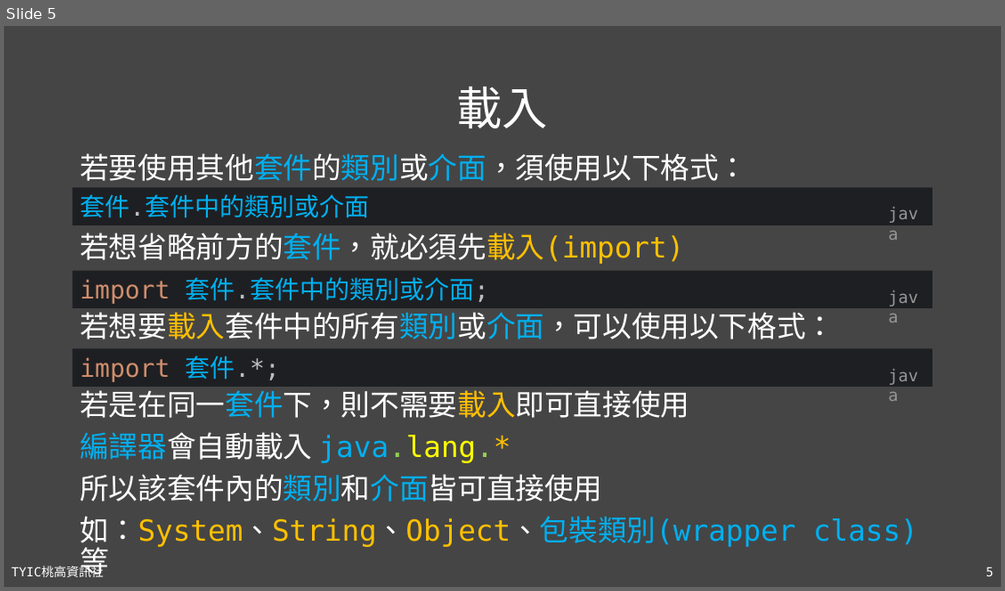
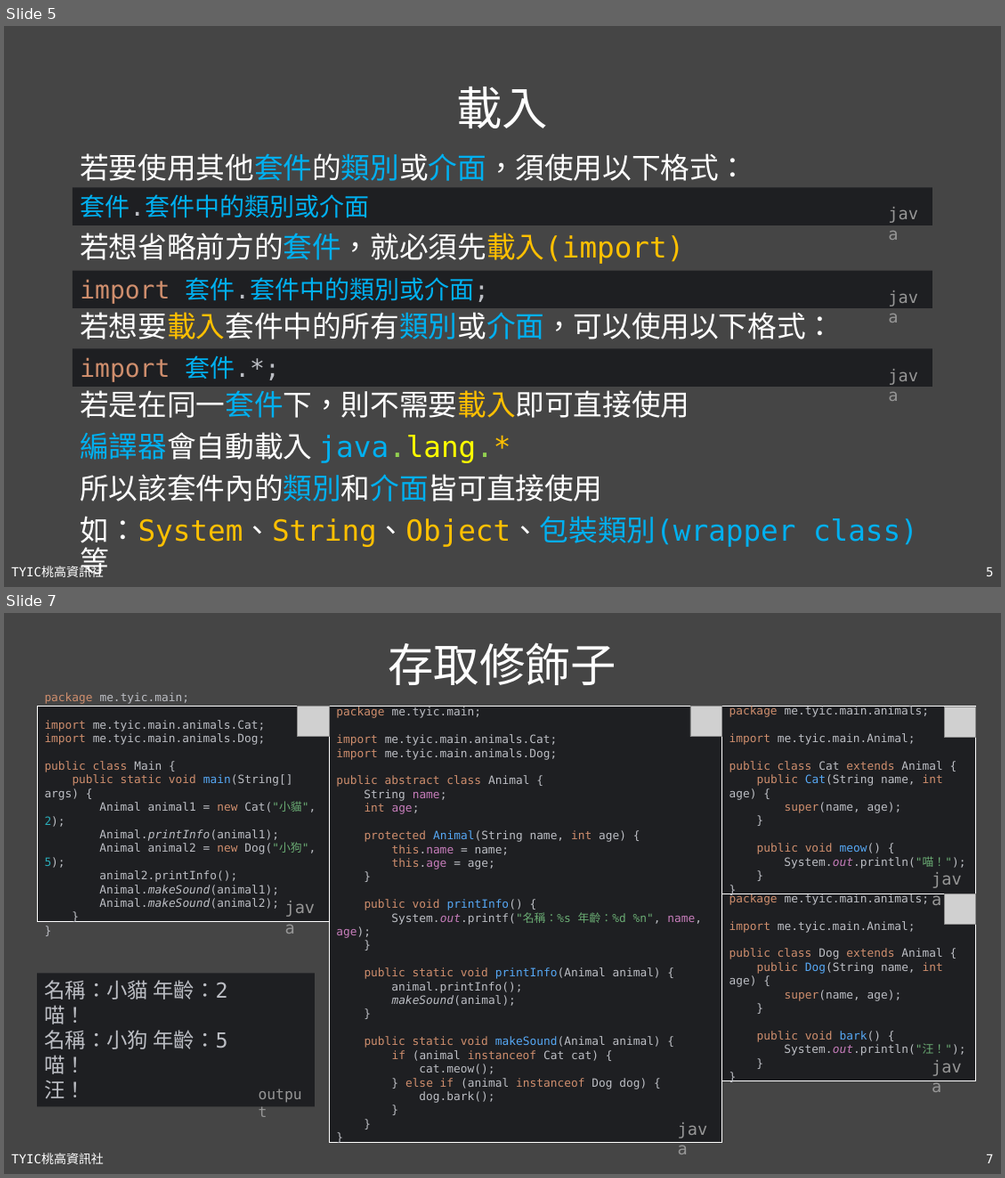
Before and after one commit to TYSHIC/slides, a slide deck: powerpoint/09_套件與存取修飾子.pptx. Shown one above the other, each under a label of ours: slide 5 before the commit, slides 5 and 7 after it; the slides between them are not shown. The pictures are 1005x591 and 1005x1178 pixels, drawn with LibreOffice and Linux fonts; fonts in the diff are those of the drawing; grey boxes stand for pictures. Boxes give left, top, right and bottom in pixels: in the first picture for what was removed or moved away, otherwise in the second. Text is boxed around its words. In the diff, an @@ line names an element or a change of style, - is before the commit and + after.

Commit message:
10_wrapper_class

```diff
--- a/powerpoint/09_套件與存取修飾子.pptx
+++ b/powerpoint/09_套件與存取修飾子.pptx
@@ slide 7 added at [4,613,1001,1174], background #454545; not listed: 2 template elements that a slide beside it also shows @@
@@ title added at [388,642,617,685], 44 pt, text #FFFFFF @@
+存取修飾子
@@ picture added at [298,706,329,737] @@
@@ picture added at [690,706,722,737] @@
@@ group added at [37,706,976,1143]: 4 rectangles @@
+package me.tyic.main;
+import me.tyic.main.animals.Cat;
+import me.tyic.main.animals.Dog;
+public class Main {
+public static void main(String[] args) {
+Animal animal1 = new Cat("小貓", 2);
+Animal.printInfo(animal1);
+Animal animal2 = new Dog("小狗", 5);
+animal2.printInfo();
+Animal.makeSound(animal1);
+Animal.makeSound(animal2);
+}
+}
+package me.tyic.main;
+import me.tyic.main.animals.Cat;
+import me.tyic.main.animals.Dog;
+public abstract class Animal {
+String name;
+int age;
+protected Animal(String name, int age) {
+this.name = name;
+this.age = age;
+}
+public void printInfo() {
+System.out.printf("名稱：%s 年齡：%d %n", name, age);
+}
+public static void printInfo(Animal animal) {
+animal.printInfo();
+makeSound(animal);
+}
+public static void makeSound(Animal animal) {
+if (animal instanceof Cat cat) {
+cat.meow();
+} else if (animal instanceof Dog dog) {
+dog.bark();
+}
+}
+}
+package me.tyic.main.animals;
+import me.tyic.main.Animal;
+public class Dog extends Animal {
+public Dog(String name, int age) {
+super(name, age);
+}
+public void bark() {
+System.out.println("汪！");
+}
+}
+package me.tyic.main.animals;
+import me.tyic.main.Animal;
+public class Cat extends Animal {
+public Cat(String name, int age) {
+super(name, age);
+}
+public void meow() {
+System.out.println("喵！");
+}
+}
@@ picture added at [945,706,976,737] @@
@@ text added at [924,865,976,892], 16 pt, text #969696 @@
+java
@@ text added at [278,893,329,921], 16 pt, text #969696 @@
+java
@@ picture added at [945,893,976,925] @@
@@ rectangle added at [37,973,315,1107], fill #1E1F22, 20 pt, text #BCBEC4 @@
+名稱：小貓 年齡：2
+喵！
+名稱：小狗 年齡：5
+喵！
+汪！
@@ text added at [924,1053,976,1080], 16 pt, text #969696 @@
+java
@@ text added at [251,1081,315,1107], 14 pt, text #969696 @@
+output
@@ text added at [671,1115,722,1143], 16 pt, text #969696 @@
+java
```
Also in this commit, not shown: 1 slide changed, 6 other files.
